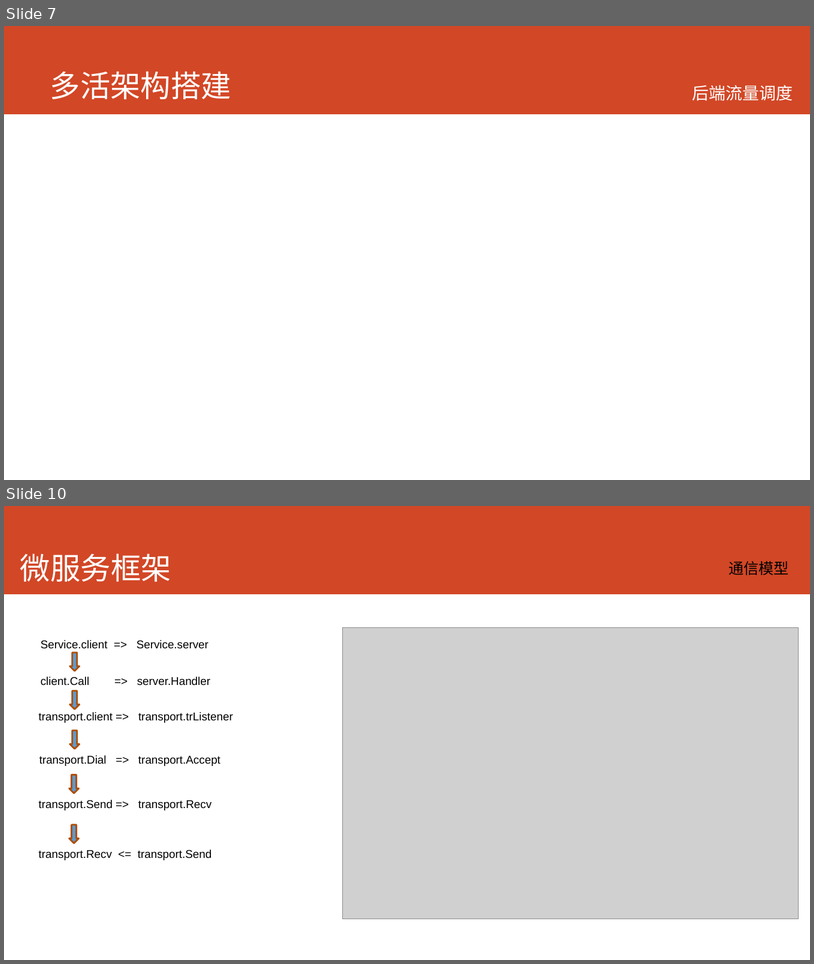
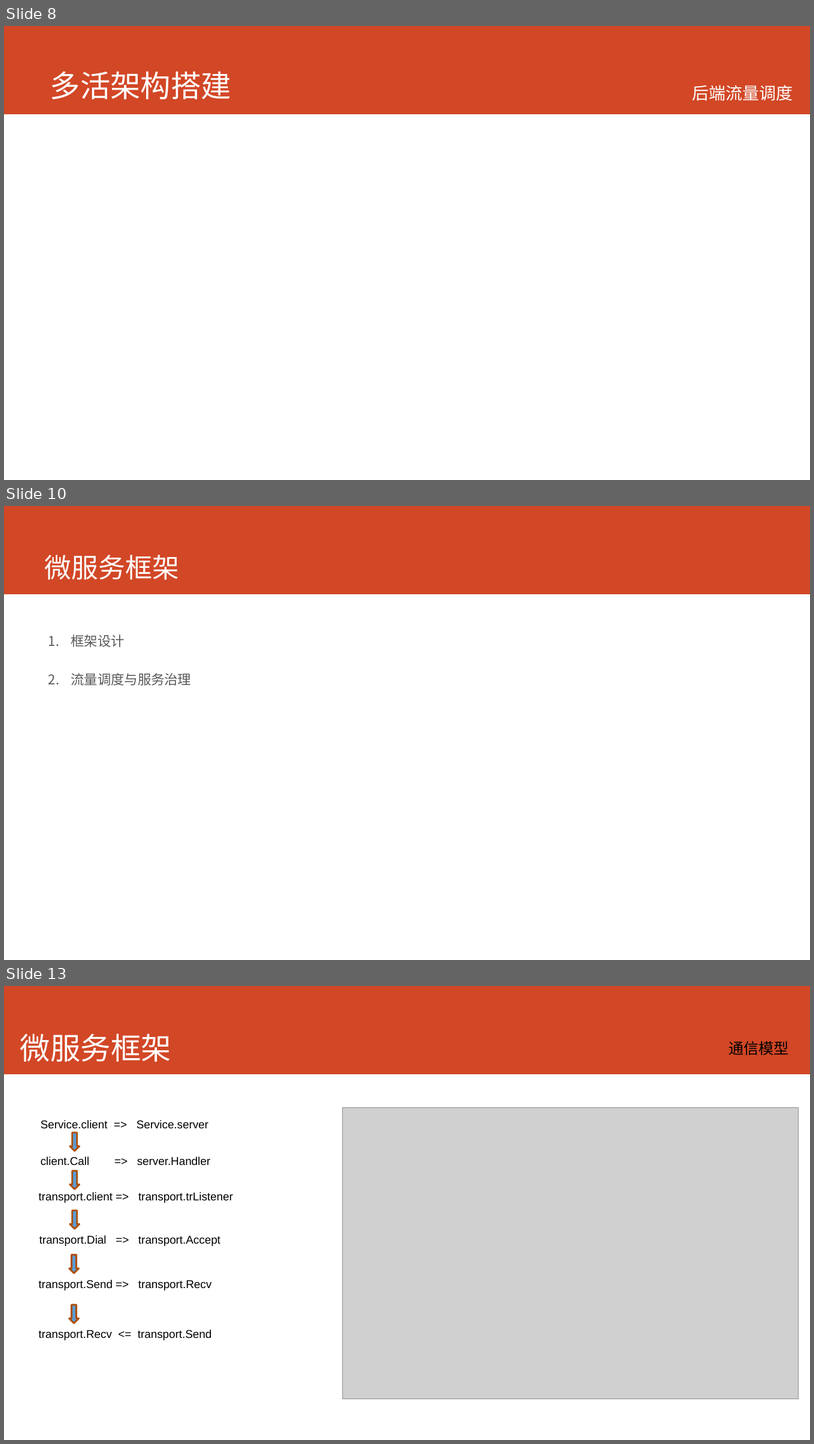
Before and after one commit to printfcoder/printfcoder, a slide deck: job/me/个人介绍.pptx. Shown one above the other, each under a label of ours: slides 7 and 10 before the commit, slides 8, 10 and 13 after it; the slides between them are not shown. The pictures are 814x964 and 814x1444 pixels, drawn with LibreOffice and Linux fonts; fonts in the diff are those of the drawing; grey boxes stand for pictures. Boxes give left, top, right and bottom in pixels: in the first picture for what was removed or moved away, otherwise in the second. Text is boxed around its words. In the diff, an @@ line names an element or a change of style, - is before the commit and + after.

```diff
--- a/job/me/个人介绍.pptx
+++ b/job/me/个人介绍.pptx
@@ slide 10 added at (x1=4, y1=506, x2=810, y2=960), background #FFFFFF; not listed: 1 template element that a slide beside it also shows @@
@@ title added at (x1=45, y1=555, x2=179, y2=580), 32 pt, text #FFFFFF @@
+微服务框架
@@ text added at (x1=71, y1=634, x2=191, y2=685), 16 pt, text #595959 @@
+1. 框架设计
+2. 流量调度与服务治理
@@ what was slide 7 is now slide 8 @@
@@ what was slide 10 is now slide 13 @@
```
Also in this commit, not shown: 2 slides changed, 4 other slides added, 2 other files.
